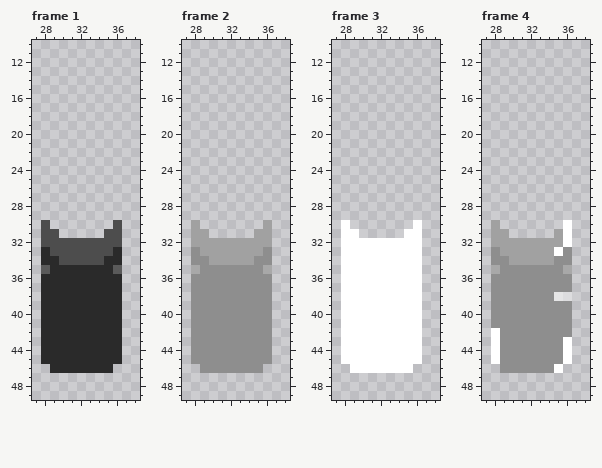
Pixel-art file, stored at draem/주인공/포드/쓰레기통/pod_Load.aseprite. Above: the version before the commit.
64x64 pixels, 30 frames. Colours within 5 levels of each other are drawn and written as one. Shown: frame 1: x 27..38, y 10..49; frame 2: x 27..38, y 10..49; frame 3: x 27..38, y 10..49; frame 4: x 27..38, y 10..49. The commit also changed other frames, which this record leaves out.
After the commit:
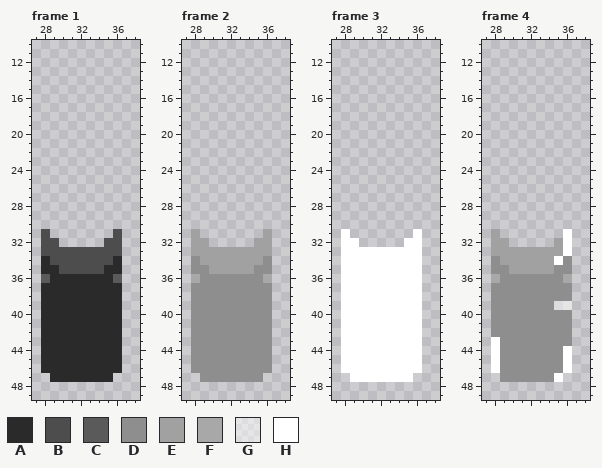
Palette (. is transparent): A #2a2a2a  B #4d4d4d  C #5a5a5a  D #8e8e8e  E #a1a1a1  F #a8a8a8  G #ffffff78  H #ffffff
Edits made:
layer "Layer 1" now hidden
layer "Layer 1 #2" added
Frame 1:
y 30: x 28 B -> .; x 36 B -> .
y 31: x 29 B -> .; x 35 B -> .
y 32: x 30..34 BBBBB -> .....
y 33: x 28 A -> B; x 36 A -> B
y 34: x 29 A -> B; x 35 A -> B
y 35: x 28 C -> A; x 30..34 AAAAA -> BBBBB; x 36 C -> A
y 36: x 28 A -> C; x 36 A -> C
y 46: x 28 . -> A; x 36 . -> A
y 47: x 29..35 ....... -> AAAAAAA
Frame 2, layers "Layer 3", "Layer 1 #2":
y 30: x 28 E -> .; x 36 E -> .
y 31: x 29 E -> .; x 35 E -> .
y 32: x 30..34 EEEEE -> .....
y 33: x 28 D -> E; x 36 D -> E
y 34: x 29 D -> E; x 35 D -> E
y 35: x 28 F -> D; x 30..34 DDDDD -> EEEEE; x 36 F -> D
y 36: x 28 D -> F; x 36 D -> F
y 46: x 28 . -> D; x 36 . -> D
y 47: x 29..35 ....... -> DDDDDDD
Frame 3, layer "Layer 2":
y 30: x 28 H -> .; x 36 H -> .
y 31: x 29 H -> .; x 35 H -> .
y 32: x 30..34 HHHHH -> .....
y 46: x 28 . -> H; x 36 . -> H
y 47: x 29..35 ....... -> HHHHHHH
Frame 4:
y 30: x 28 E -> .; x 36 H -> .
y 31: x 29 E -> .; x 35 E -> .
y 32: x 30..34 EEEEE -> .....
y 33: x 28 D -> E; x 35..36 HD -> EH
y 34: x 29 D -> E; x 35 D -> H
y 35: x 28 F -> D; x 30..34 DDDDD -> EEEEE; x 36 F -> D
y 36: x 28 D -> F; x 36 D -> F
y 38: x 35..36 GG -> DD
y 39: x 35..36 DD -> GG
y 42: x 28 H -> D
y 43: x 36 H -> D
y 46: x 28 . -> H; x 35..36 H. -> DH
y 47: x 29..35 ....... -> DDDDDDH
